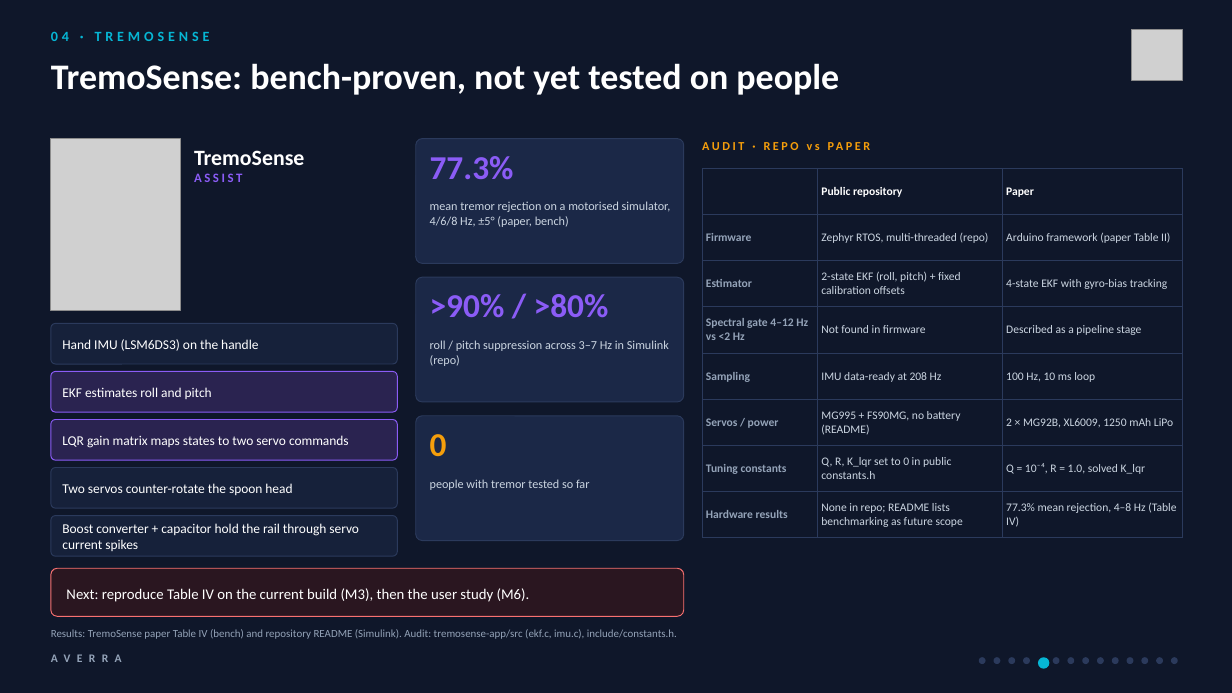
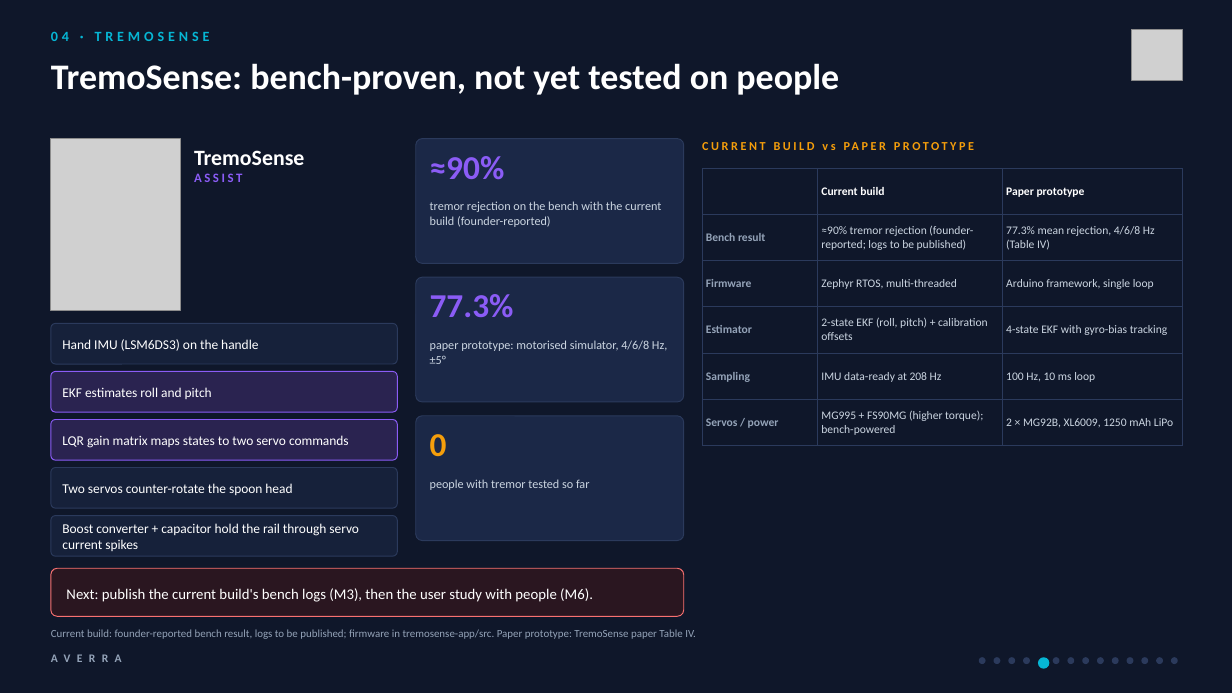
Before and after one commit to sudo-pranshu/AVERRA, a slide deck: slide 5 of deck/AVERRA_Pitch.pptx. Drawn at 1232x693 pixels with LibreOffice and Linux fonts; fonts in the diff are those of the drawing; grey boxes stand for pictures. Boxes give left, top, right and bottom in pixels: in the first picture for what was removed or moved away, otherwise in the second. Text is boxed around its words. In the diff, an @@ line names an element or a change of style, - is before the commit and + after.

```diff
--- a/deck/AVERRA_Pitch.pptx
+++ b/deck/AVERRA_Pitch.pptx
@@ text at <box>702,139,1183,162</box>: text changed @@
-AUDIT · REPO vs PAPER
+CURRENT BUILD vs PAPER PROTOTYPE
@@ text at <box>430,156,505,180</box>: text changed @@
-77.3%
+≈90%
@@ table at <box>702,168,1183,439</box> @@
-row 1, column 2: Public repository
+row 1, column 2: Current build
-row 1, column 3: Paper
+row 1, column 3: Paper prototype
-row 2: Firmware | Zephyr RTOS, multi-threaded (repo) | Arduino framework (paper Table II)
+row 2: Bench result | ≈90% tremor rejection (founder-reported; logs to be published) | 77.3% mean rejection, 4/6/8 Hz (Table IV)
-row 3: Estimator | 2-state EKF (roll, pitch) + fixed calibration offsets | 4-state EKF with gyro-bias tracking
+row 3: Firmware | Zephyr RTOS, multi-threaded | Arduino framework, single loop
-row 4: Spectral gate 4–12 Hz vs <2 Hz | Not found in firmware | Described as a pipeline stage
+row 4: Estimator | 2-state EKF (roll, pitch) + calibration offsets | 4-state EKF with gyro-bias tracking
-row 6: Servos / power | MG995 + FS90MG, no battery (README) | 2 × MG92B, XL6009, 1250 mAh LiPo
-row 7: Tuning constants | Q, R, K_lqr set to 0 in public constants.h | Q = 10⁻⁴, R = 1.0, solved K_lqr
-row 8: Hardware results | None in repo; README lists benchmarking as future scope | 77.3% mean rejection, 4–8 Hz (Table IV)
+row 6: Servos / power | MG995 + FS90MG (higher torque); bench-powered | 2 × MG92B, XL6009, 1250 mAh LiPo
@@ text at <box>430,201,661,227</box>: text changed @@
-mean tremor rejection on a motorised simulator, 4/6/8 Hz, ±5° (paper, bench)
+tremor rejection on the bench with the current build (founder-reported)
@@ text at <box>430,294,514,318</box>: text changed @@
->90% / >80%
+77.3%
@@ text at <box>430,340,667,364</box>: text changed @@
-roll / pitch suppression across 3–7 Hz in Simulink (repo)
+paper prototype: motorised simulator, 4/6/8 Hz, ±5°
@@ text at <box>66,588,593,602</box>: text changed @@
-Next: reproduce Table IV on the current build (M3), then the user study (M6).
+Next: publish the current build's bench logs (M3), then the user study with people (M6).
@@ text at <box>51,629,696,639</box>: text changed @@
-Results: TremoSense paper Table IV (bench) and repository README (Simulink). Audit: tremosense-app/src (ekf.c, imu.c), include/constants.h.
+Current build: founder-reported bench result, logs to be published; firmware in tremosense-app/src. Paper prototype: TremoSense paper Table IV.
```
Also in this commit, not shown: 3 other slides changed, 7 other files.
